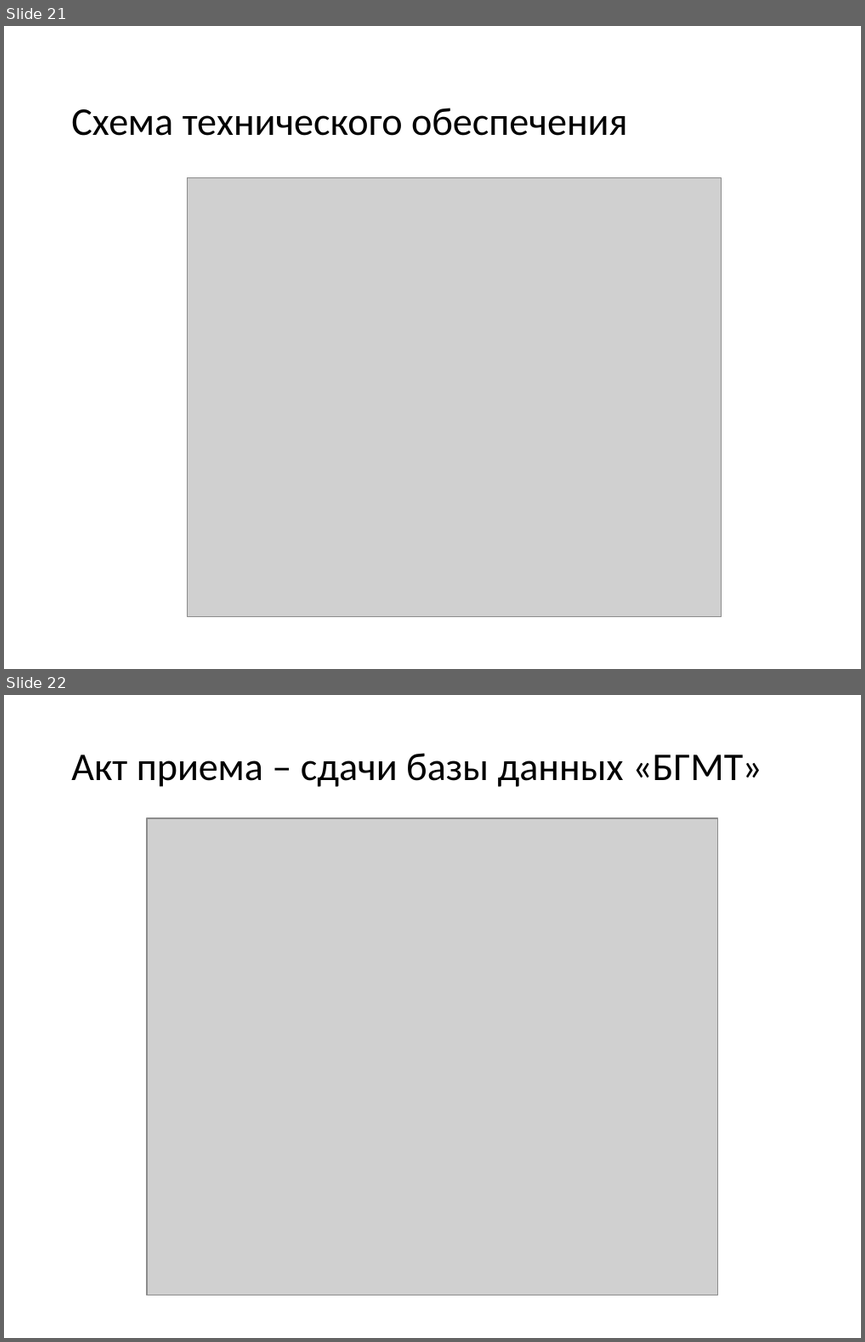
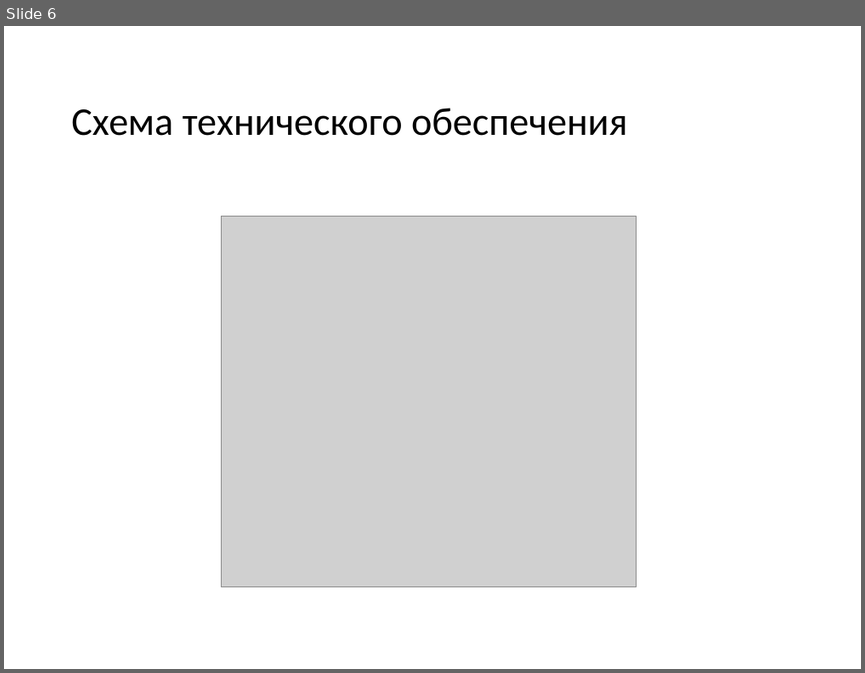
Before and after one commit to dimamatrusmat/domaxadlamena, a slide deck: Презентации/Обобщающая презентация.pptm. Shown one above the other, each under a label of ours: slides 21 and 22 before the commit, slide 6 after it. The pictures are 865x1342 and 865x673 pixels, drawn with LibreOffice and Linux fonts; fonts in the diff are those of the drawing; grey boxes stand for pictures. Boxes give left, top, right and bottom in pixels: in the first picture for what was removed or moved away, otherwise in the second. Text is boxed around its words. In the diff, an @@ line names an element or a change of style, - is before the commit and + after.

```diff
--- a/Презентации/Обобщающая презентация.pptm
+++ b/Презентации/Обобщающая презентация.pptm
@@ slide 22 removed at [4, 695, 861, 1338], background #FFFFFF @@
@@ title removed at [71, 753, 762, 787] @@
-Акт приема – сдачи базы данных «БГМТ»
@@ picture removed at [147, 818, 719, 1295] @@
@@ what was slide 21 is now slide 6 @@
@@ slide 6 changed as well @@
@@ picture: place and size @@
-picture at [187, 177, 721, 616]
+picture at [222, 216, 636, 587]
```
Also in this commit, not shown: 3 other slides changed, 14 slides added, 19 other slides removed, 2 other files.
